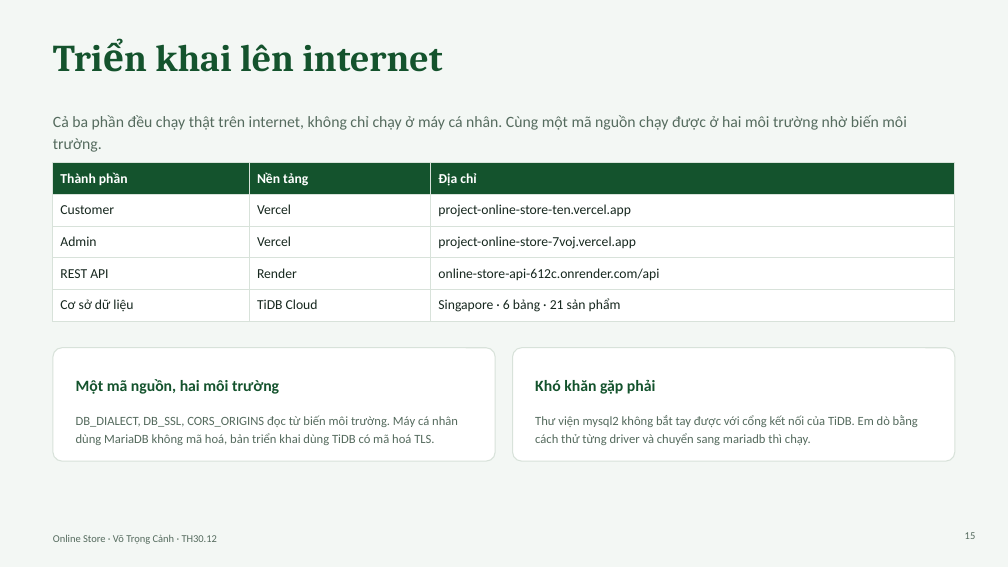
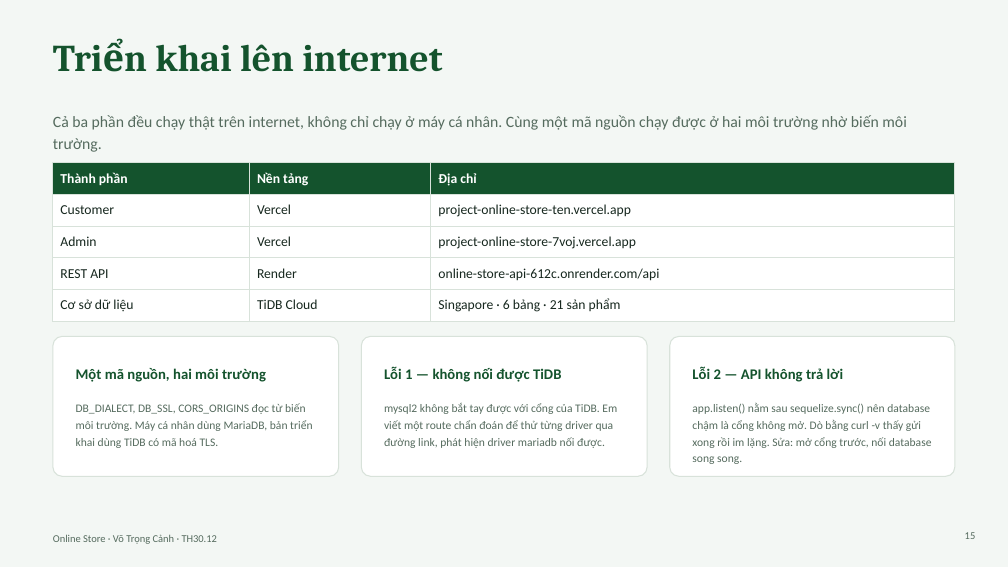
Before and after one commit to canhtrong26-dev/Project-Online-Store, a slide deck: slide 15 of Online-Store-Module-Project.pptx. Drawn at 1008x567 pixels with LibreOffice and Linux fonts; fonts in the diff are those of the drawing. Boxes give left, top, right and bottom in pixels: in the first picture for what was removed or moved away, otherwise in the second. Text is boxed around its words. In the diff, an @@ line names an element or a change of style, - is before the commit and + after.

```diff
--- a/Online-Store-Module-Project.pptx
+++ b/Online-Store-Module-Project.pptx
@@ rounded rectangle: place and size @@
-rounded rectangle at box(53, 348, 495, 461)
+rounded rectangle at box(53, 337, 339, 476)
@@ rounded rectangle at box(53, 337, 339, 476): proportions changed @@
@@ text "Một mã nguồn, hai môi ...": place and size @@
-text "Một mã nguồn, hai môi ..." at box(76, 379, 279, 394)
+text "Một mã nguồn, hai môi ..." at box(76, 368, 266, 382)
@@ text "Một mã nguồn, hai môi ..." at box(76, 368, 266, 382): size 15 to 14 pt @@
@@ rounded rectangle at box(361, 337, 647, 476): proportions changed @@
@@ rounded rectangle: place and size @@
-rounded rectangle at box(513, 348, 955, 461)
+rounded rectangle at box(361, 337, 647, 476)
@@ rounded rectangle added at box(670, 337, 955, 476), fill #FFFFFF, outline #D8E2DA 1 pt @@
@@ text added at box(384, 366, 561, 382), 14 pt, text #14532D, bold @@
+Lỗi 1 — không nối được TiDB
@@ text removed at box(535, 380, 656, 394) @@
-Khó khăn gặp phải
@@ text added at box(692, 366, 844, 382), 14 pt, text #14532D, bold @@
+Lỗi 2 — API không trả lời
@@ text at box(76, 403, 312, 448): text changed; size 12 to 11 pt @@
-DB_DIALECT, DB_SSL, CORS_ORIGINS đọc từ biến môi trường. Máy cá nhân dùng MariaDB không mã hoá, bản triển khai dùng TiDB có mã hoá TLS.
+DB_DIALECT, DB_SSL, CORS_ORIGINS đọc từ biến môi trường. Máy cá nhân dùng MariaDB, bản triển khai dùng TiDB có mã hoá TLS.
@@ text at box(384, 403, 617, 448): text changed; size 12 to 11 pt @@
-Thư viện mysql2 không bắt tay được với cổng kết nối của TiDB. Em dò bằng cách thử từng driver và chuyển sang mariadb thì chạy.
+mysql2 không bắt tay được với cổng của TiDB. Em viết một route chẩn đoán để thử từng driver qua đường link, phát hiện driver mariadb nối được.
@@ text added at box(692, 403, 932, 464), 11 pt, text #556B5E @@
+app.listen() nằm sau sequelize.sync() nên database chậm là cổng không mở. Dò bằng curl -v thấy gửi xong rồi im lặng. Sửa: mở cổng trước, nối database song song.
```
Also in this commit, not shown: 6 other slides changed, 8 other files.
